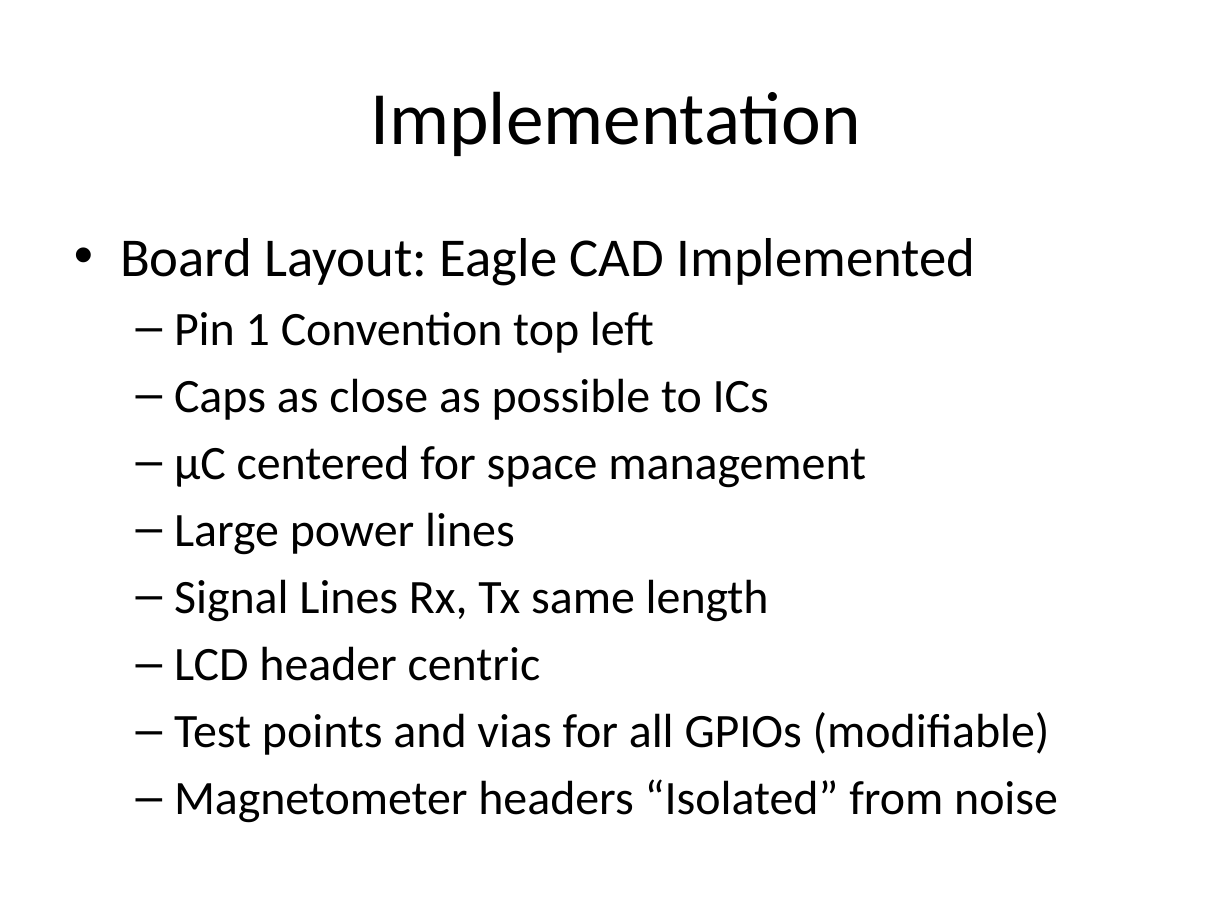
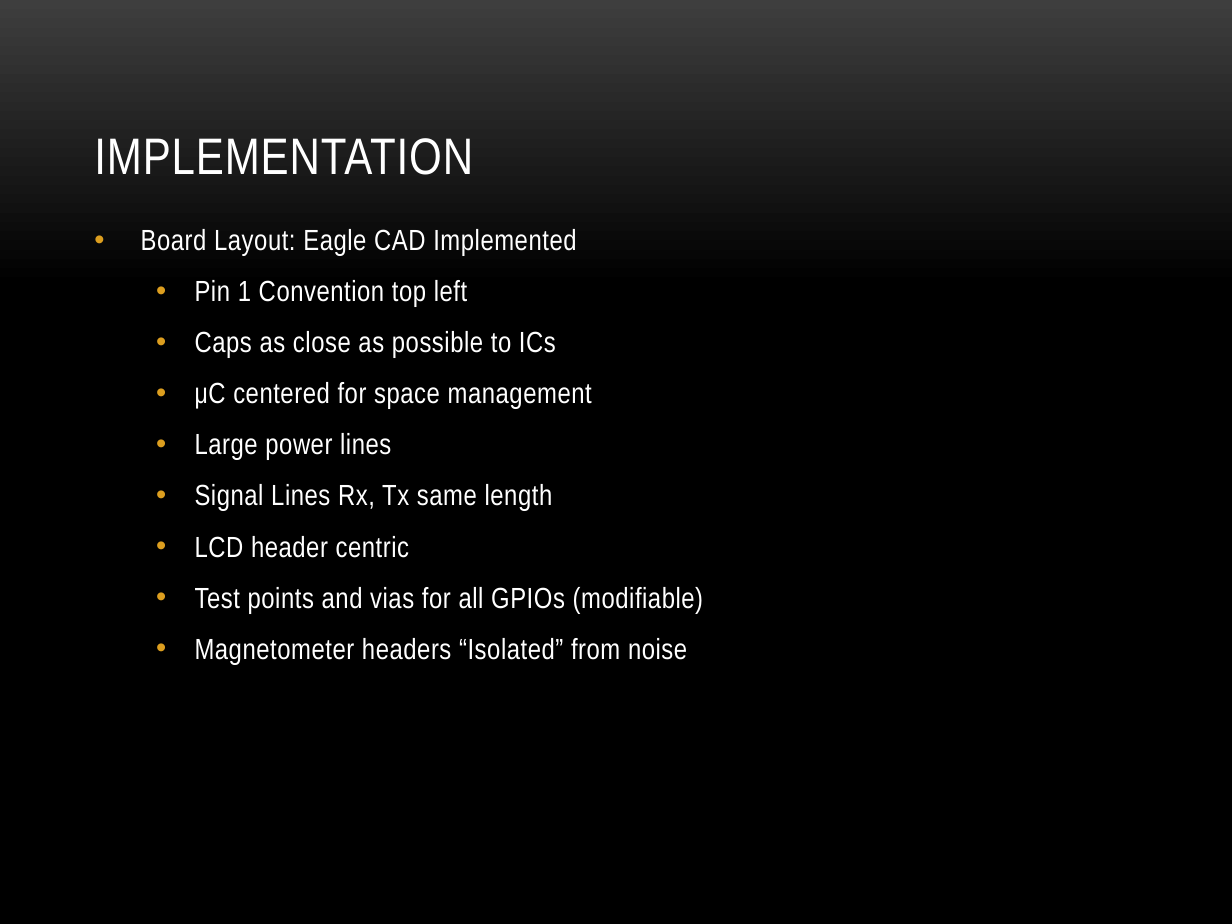
Before and after one commit to dosferatu/electronic-compass, a slide deck: slide 16 of Documentation/Project Documentation/Project Presentation.pptx (slide 15 before the commit). Drawn at 1232x924 pixels with LibreOffice and Linux fonts; fonts in the diff are those of the drawing; background and template pictures are left out. Boxes give left, top, right and bottom in pixels: in the first picture for what was removed or moved away, otherwise in the second. Text is boxed around its words. In the diff, an @@ line names an element or a change of style, - is before the commit and + after.

```diff
--- a/Documentation/Project Documentation/Project Presentation.pptx
+++ b/Documentation/Project Documentation/Project Presentation.pptx
@@ background #FFFFFF to picture (left out) @@
@@ title "IMPLEMENTATION" at [94, 138, 473, 175]: vertical alignment middle to bottom @@
@@ title at [94, 138, 473, 175]: text changed; size 44 to 30 pt; font Calibri to Arial Narrow; text colour #000000 to #FFFFFF @@
-Implementation
+IMPLEMENTATION
@@ text "Board Layout: Eagle CAD Implemented": place and size @@
-text "Board Layout: Eagle CAD Implemented" at [120, 238, 1058, 823]
+text "Board Layout: Eagle CAD Implemented" at [141, 229, 703, 664]
@@ text "Board Layout: Eagle CAD Implemented" at [141, 229, 703, 664]: size 32 to 17 pt in "Board Layout: Eagle CAD Implemented"; font Calibri to Arial Narrow, text colour #000000 to #FFFFFF, letter spacing 0 to 0.3 pt; size 28 to 17 pt in "Pin 1 Convention top left", "Caps as close as possible to ICs", "μC centered for space management", "Large power lines" and 4 more places; more space between paragraphs; bullet – to • @@
```
Also in this commit, not shown: 24 other slides changed, 2 slides added, 1 slide removed, 2 other files.
